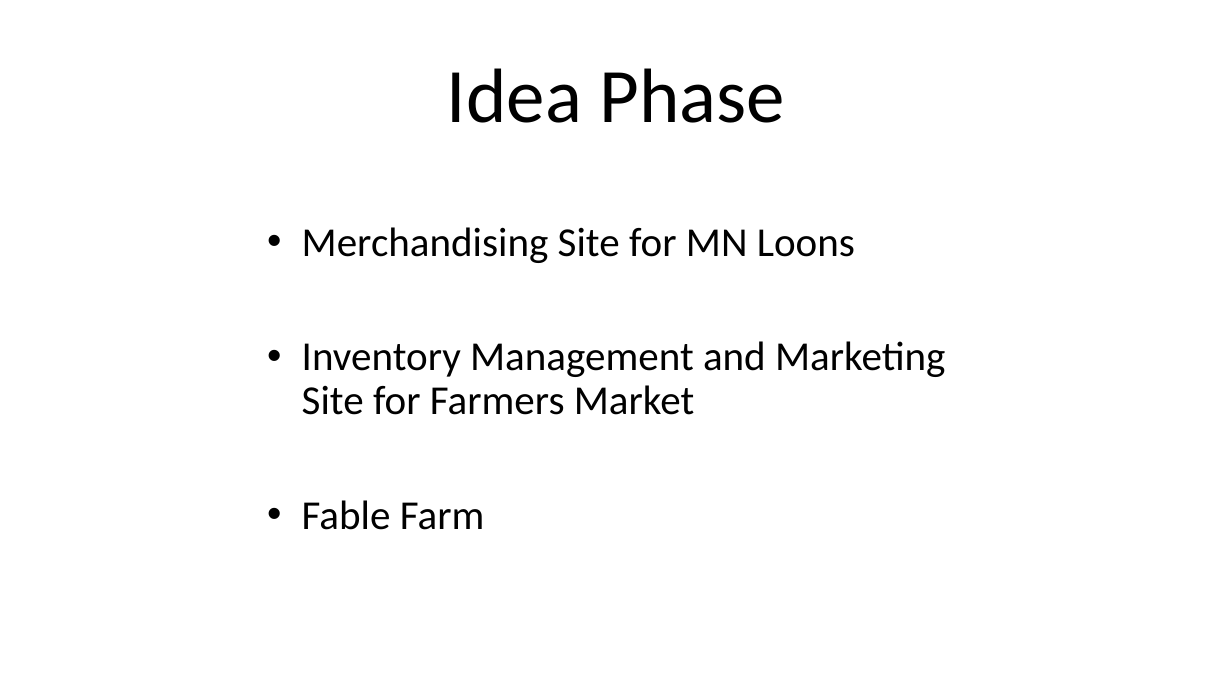
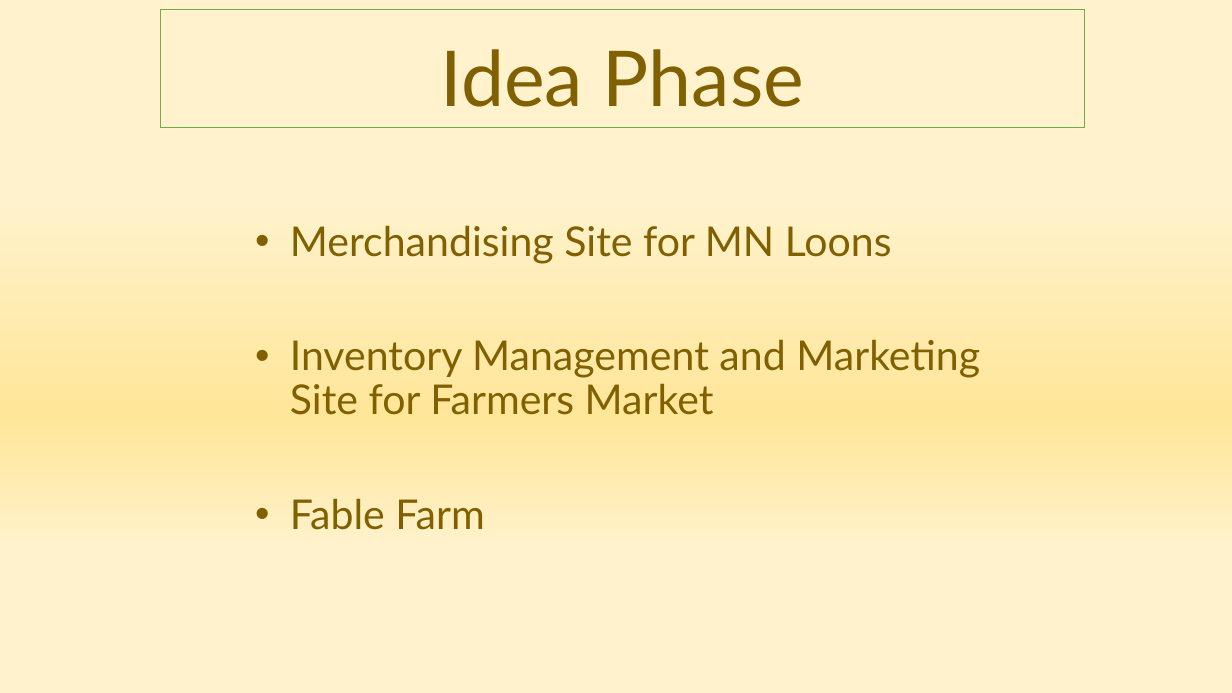
Before and after one commit to weaverjt/Fable-Farm, a slide deck: slide 3 of project_management/Fable Farm.pptx (slide 2 before the commit). Drawn at 1232x693 pixels with LibreOffice and Linux fonts; fonts in the diff are those of the drawing. Boxes give left, top, right and bottom in pixels: in the first picture for what was removed or moved away, otherwise in the second. Text is boxed around its words. In the diff, an @@ line names an element or a change of style, - is before the commit and + after.

```diff
--- a/project_management/Fable Farm.pptx
+++ b/project_management/Fable Farm.pptx
@@ background #FFFFFF to gradient #FFF2CC to #FFE699 @@
@@ title "Idea Phase" resized from (x1=447, y1=68, x2=784, y2=123) to (x1=161, y1=9, x2=1085, y2=128) @@
@@ title "Idea Phase" at (x1=161, y1=9, x2=1085, y2=128): font Calibri to Lato, text colour #000000 to #806000; outline none to #70AD47 1 pt @@
@@ subtitle "Merchandising Site for MN Loons" moved from (x1=302, y1=227, x2=945, y2=530) to (x1=290, y1=225, x2=980, y2=530) @@
@@ subtitle "Merchandising Site for MN Loons" at (x1=290, y1=225, x2=980, y2=530): font Calibri to Lato, text colour #000000 to #806000 @@
```
Also in this commit, not shown: 2 other slides changed, 5 slides added.
